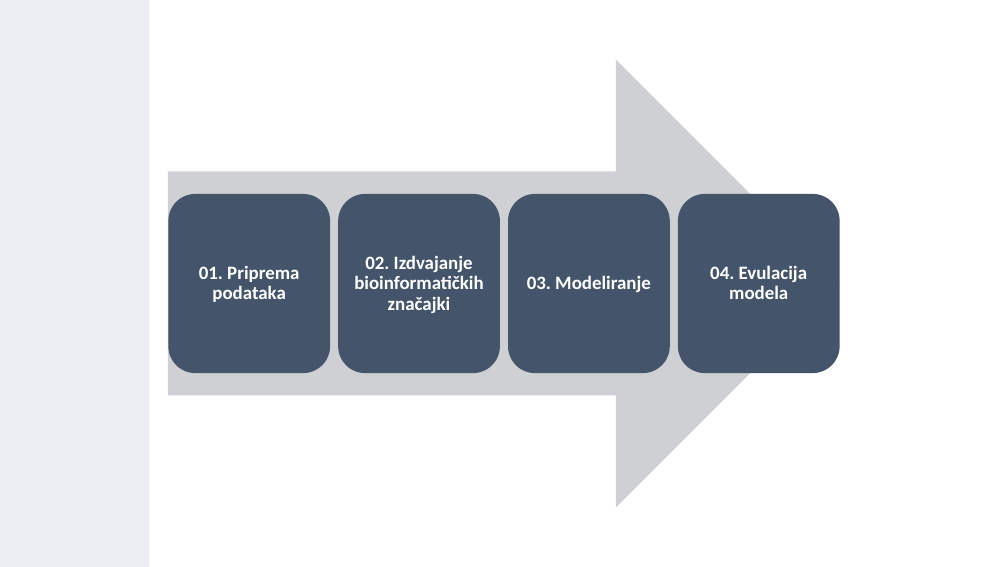
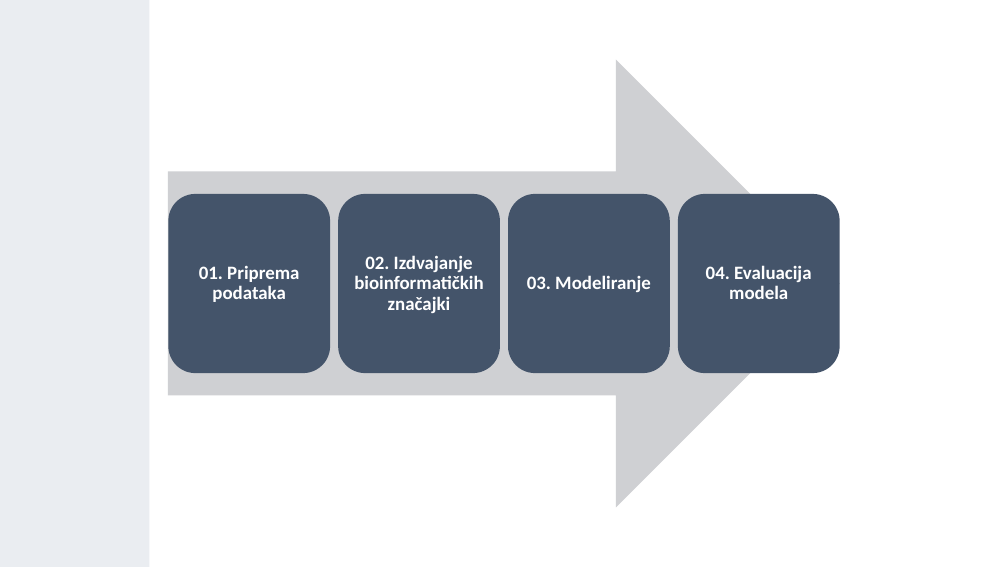
Before and after one commit to aljubic1/bioinformatika_projekt_alj, a slide deck: slide 6 of Klasifikacija antimikrobnih peptida.pptx. Drawn at 1008x567 pixels with LibreOffice and Linux fonts; fonts in the diff are those of the drawing. Boxes give left, top, right and bottom in pixels: in the first picture for what was removed or moved away, otherwise in the second. Text is boxed around its words. In the diff, an @@ line names an element or a change of style, - is before the commit and + after.

```diff
--- a/Klasifikacija antimikrobnih peptida.pptx
+++ b/Klasifikacija antimikrobnih peptida.pptx
@@ text at box(706, 265, 811, 299): text changed @@
-04. Evulacija modela
+04. Evaluacija modela
```
Also in this commit, not shown: 7 other slides changed.
